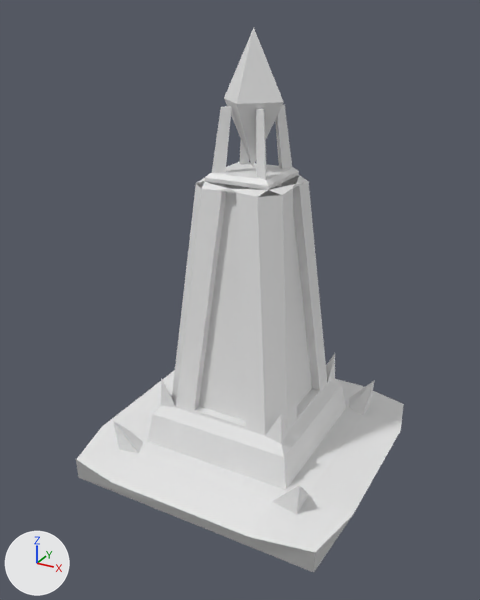
One commit to the FBX model Assets/Prefabs/World_Prefabs/General_Prefabs/SlowTower.fbx: the scene before it, then after it.
Camera for both pictures: a camera (50 mm lens) standing at (2.82, -5.36, 4.26) and looking at (-0.04, -0.18, 1.67). The axes (+X, +Y, +Z) are drawn at lower left. The lights are the same throughout. The first picture is the older version. Where no turn or scale is listed for an object, it has been applied to the vertices. Vertices at exactly the same position are counted once.

Objects in the first picture: 'SlowCrystal', 'SlowTowerBody'.
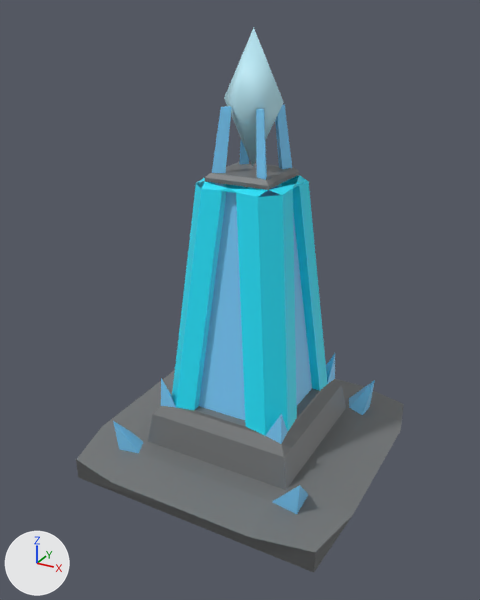
Pixel boxes (x1, y1, x2, y2) of what changed, in the pictures (480 x 600 px):
'SlowTowerBody', recoloured, surface changed (darker): (76, 104, 404, 572) in both
'SlowCrystal', recoloured (white to cyan): (224, 28, 284, 167) in both

Patch to the scene script:
```diff
--- a/Assets/Prefabs/World_Prefabs/General_Prefabs/SlowTower.fbx.py
+++ b/Assets/Prefabs/World_Prefabs/General_Prefabs/SlowTower.fbx.py
@@ img_slowcrystal_png @@
+img_slowcrystal_png = load_image('SlowCrystal.png', 'SlowTower.fbm/SlowCrystal.png', 1024, 1024, 'sRGB')
@@ img_slowtowerbody_png @@
+img_slowtowerbody_png = load_image('SlowTowerBody.png', 'SlowTower.fbm/SlowTowerBody.png', 1024, 1024, 'sRGB')
@@ mat_slowcrystal @@
+mat_slowcrystal = principled_material('SlowCrystal')
+mat_slowcrystal.texture = img_slowcrystal_png  # with its transparency
@@ mat_slowtowerbody @@
+mat_slowtowerbody = principled_material('SlowTowerBody')
+mat_slowtowerbody.texture = img_slowtowerbody_png  # with its transparency
@@ me_slowcrystal @@
 me_slowcrystal.from_pydata(...)  # 6 vertices, 8 faces; spans x -0.296..0.296, y -0.296..0.296, z -0.591..0.591
+me_slowcrystal.materials.append(mat_slowcrystal)  # picture img_slowcrystal_png
@@ me_slowtowerbody @@
 me_slowtowerbody.from_pydata(...)  # 160 vertices, 138 faces; spans x -1.43..1.43, y -1.43..1.43, z -0.15..3.48
 # used by ob_slowtowerbody; location = (0.0, 0.0, 0.0)
+# me_slowtowerbody part 1: texture (UV) coordinates of 138 of 138 faces, centred in x -1.35..1.35, y -1.35..1.35, z -0.15..3.48, changed; they spanned u 0.12..0.88, v 0.0..1.0 and now span u 0.05..0.93, v 0.04..0.95
+me_slowtowerbody.materials.append(mat_slowtowerbody)  # picture img_slowtowerbody_png
```
